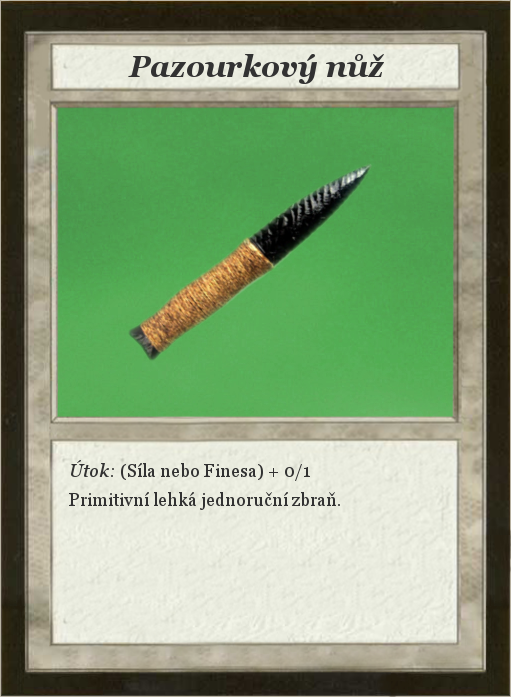
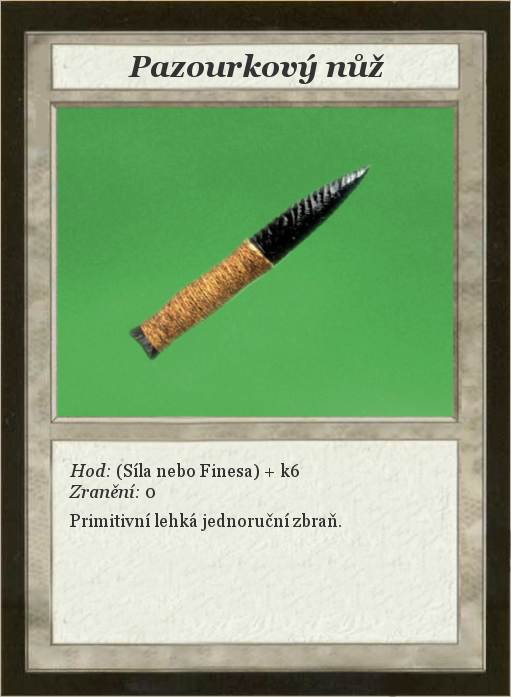
Two versions of the same layered image (511x697). Layer-by-layer changes:
renamed "Útok: (Síla nebo Finesa) + 0/1..." to "Hod: (Síla nebo Finesa) + k6 ...", painted on it over [69, 460, 341, 531]
